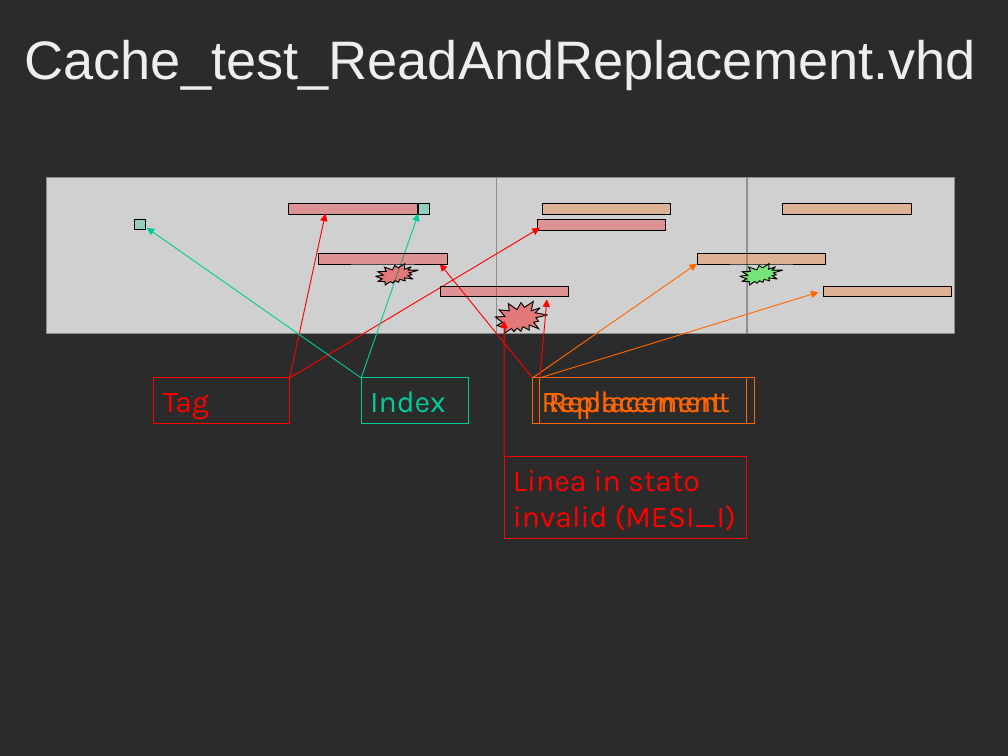
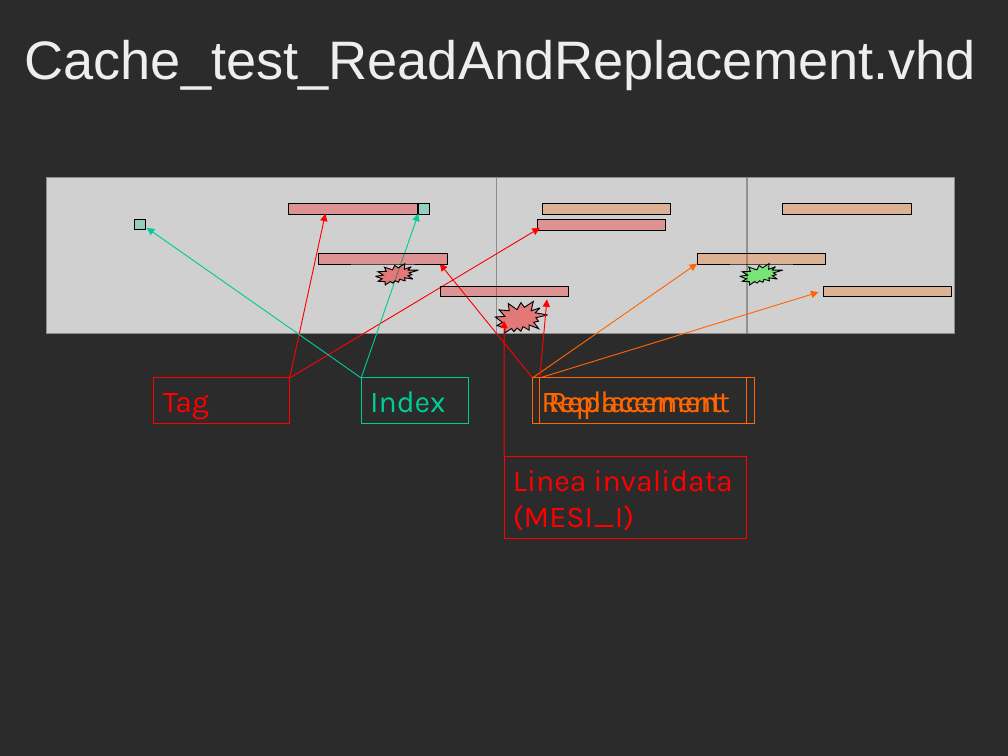
Before and after one commit to Muffo/dlxcache, a slide deck: slide 12 of Presentazione_Progetto_Cache.ppt. Drawn at 1008x756 pixels with LibreOffice and Linux fonts; fonts in the diff are those of the drawing; grey boxes stand for pictures; background and template pictures are left out; a plain dark background stands for a picture behind light text. Boxes give left, top, right and bottom in pixels: in the first picture for what was removed or moved away, otherwise in the second. Text is boxed around its words. In the diff, an @@ line names an element or a change of style, - is before the commit and + after.

```diff
--- a/Presentazione_Progetto_Cache.ppt
+++ b/Presentazione_Progetto_Cache.ppt
@@ text in rectangle at [513, 470, 733, 531]: text changed @@
-Linea in stato invalid (MESI_I)
+Linea invalidata (MESI_I)
```
Also in this commit, not shown: 1 other slide changed, 2 slides added, 1 slide removed.
